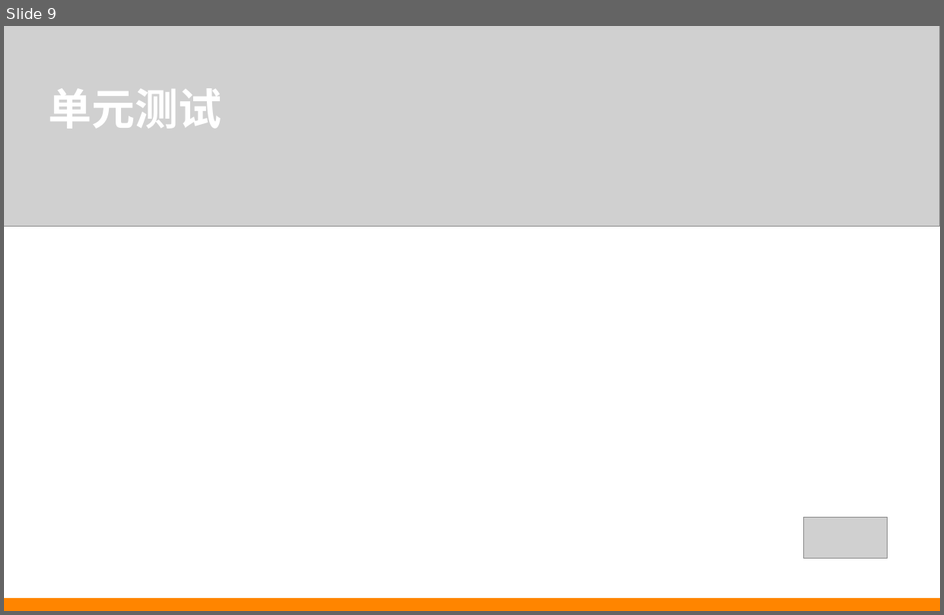
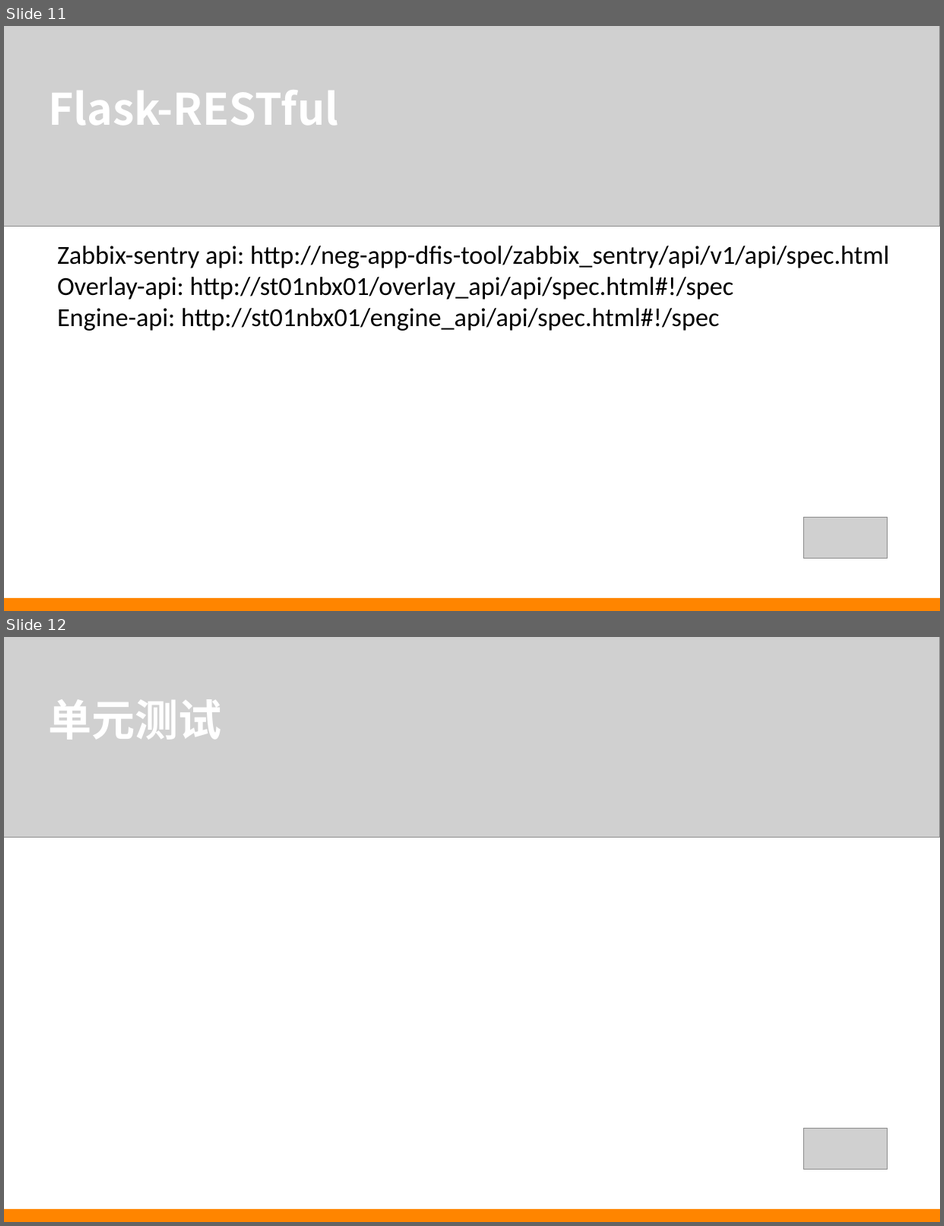
Before and after one commit to by46/mnemosyne, a slide deck: ppt/restful.ppt. Shown one above the other, each under a label of ours: slide 9 before the commit, slides 11 and 12 after it. The pictures are 944x615 and 944x1226 pixels, drawn with LibreOffice and Linux fonts; fonts in the diff are those of the drawing; grey boxes stand for pictures. Boxes give left, top, right and bottom in pixels: in the first picture for what was removed or moved away, otherwise in the second. Text is boxed around its words. In the diff, an @@ line names an element or a change of style, - is before the commit and + after.

Commit message:
feat: modified ppt

```diff
--- a/ppt/restful.ppt
+++ b/ppt/restful.ppt
@@ slide 11 added at (4,26,940,611), background #FFFFFF @@
@@ picture added at (4,26,940,227) @@
@@ text added at (48,90,338,125), 40 pt, text #FFFFFF, bold @@
+Flask-RESTful
@@ text added at (57,246,889,331), 24 pt, text #000000 @@
+Zabbix-sentry api: http://neg-app-dfis-tool/zabbix_sentry/api/v1/api/spec.html
+Overlay-api: http://st01nbx01/overlay_api/api/spec.html#!/spec
+Engine-api: http://st01nbx01/engine_api/api/spec.html#!/spec
@@ picture added at (804,518,887,559) @@
@@ rectangle added at (4,598,940,611), fill #FF8500 @@
@@ what was slide 9 is now slide 12 @@
```
Also in this commit, not shown: 1 slide changed, 4 other slides added, 3 slides removed.
